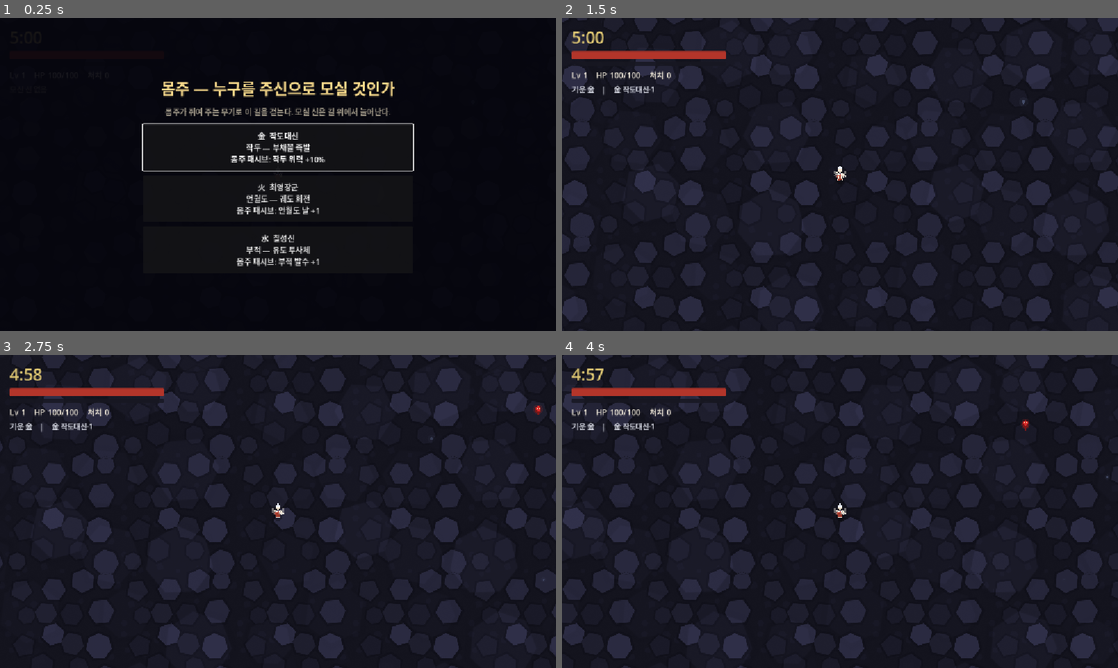
Above: before the commit, frames 1-4 (two rows, left to right).
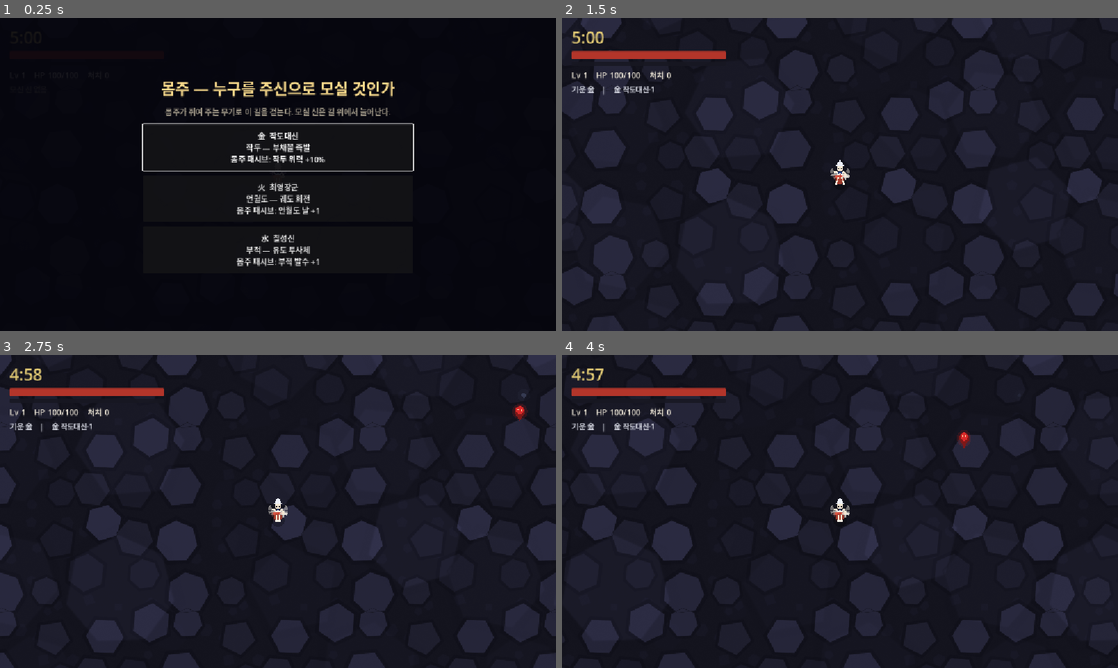
Above: after the commit, the same moments.

Repository: JunH95/game_project
Game: Godot game, scene res://scenes/main.tscn
Same seed, same stepped clock (60 frames per second), same inputs: the game is played once before the commit and once after it.
Inputs (mouse positions are in pixels of both pictures, inside the frame that each line leads up to):
- Up to frame 1 (0.25 s): no input
- Up to frame 2 (1.5 s): click "金 작도대신 작두 — 부채꼴 즉발 몸주 패시브: 작두…" at 0.5 s; tap Enter (ui_accept) at 1.25 s; move the mouse to (962, 158) at 1.27 s; hold D (move_right) from 1.28 s (still down); hold Space (gangrim) from 1.28 s (still down); click (962, 158) at 1.42 s
- Up to frame 3 (2.75 s): tap Enter (ui_accept) at 1.52, 1.82 s; release D (move_right) at 2 s; release Space (gangrim) at 2 s; drag from (166, 527) to (278, 511) at 2.02 s
- Up to frame 4 (4 s): move the mouse to (895, 442) at 2.77 s; hold D (move_right) 2.78-3.5 s; hold Space (gangrim) 2.78-3.5 s; drag from (812, 574) to (1040, 417) at 3.52 s

The runs differ from the first frame. In frame 2, 20% of the frame differs, in the area x 0-100%, y 0-100%; in frame 3, 19%; in frame 4, 20%.

Commit message:
카메라 줌 1.6 — 캐릭터가 화면 1/21 이라 실루엣이 안 읽혔다
한복 실루엣(짧은 저고리·깃·고름)과 다리 모션을 넣었는데 캐릭터가 화면 세로의
1/21 이라 그 디테일이 하나도 안 보였다. 12px 반지름 안에 넣을 수 있는 정보량의
한계다.

- 카메라 줌 1.0 -> 1.6. 화면상 몸 높이 31px -> 50px (세로의 1/13)
- 플레이어만 키우지 않고 카메라를 당긴 이유는 적·젬과의 비례를 유지하기 위해서다.
  HUD 는 CanvasLayer 라 영향을 받지 않는다
- 스폰 링 700 -> 460. 줌을 당기면 보이는 범위가 720x405 로 좁아져 반대각선이
  413px 이 된다. 링이 그대로면 적이 도착하기까지 화면이 빈다

문서: design.md 14(줌과 스폰 링의 연동)·4(스폰 반경 근거) 갱신.

검증: 정적 검사 오류 0 · 헤드리스 900프레임 stderr 없음.

Co-Authored-By: Claude Opus 5 (1M context) <noreply@anthropic.com>

Diff:
--- a/scenes/actors/player/player.tscn
+++ b/scenes/actors/player/player.tscn
@@ -101,3 +101,4 @@
 required_synergy = &"bujeok_shield"
 
 [node name="Camera2D" type="Camera2D" parent="."]
+zoom = Vector2(1.6, 1.6)
--- a/scripts/systems/spawn_director.gd
+++ b/scripts/systems/spawn_director.gd
@@ -43,7 +43,10 @@
 @export var elite_interval: float = 38.0
 
 @export_group("공통")
-@export var spawn_radius: float = 700.0
+## 화면 밖 링의 반지름. 카메라 줌 1.6 에서 보이는 범위의 반대각선이 약 413px 이므로,
+## 그보다 조금 밖에 둔다. 너무 멀면 적이 도착하기까지 화면이 비고, 너무 가까우면
+## 눈앞에서 튀어나온다.
+@export var spawn_radius: float = 460.0
 @export var max_alive: int = 200
 
 var _target: Node2D
Not shown, changed: docs/design.md
